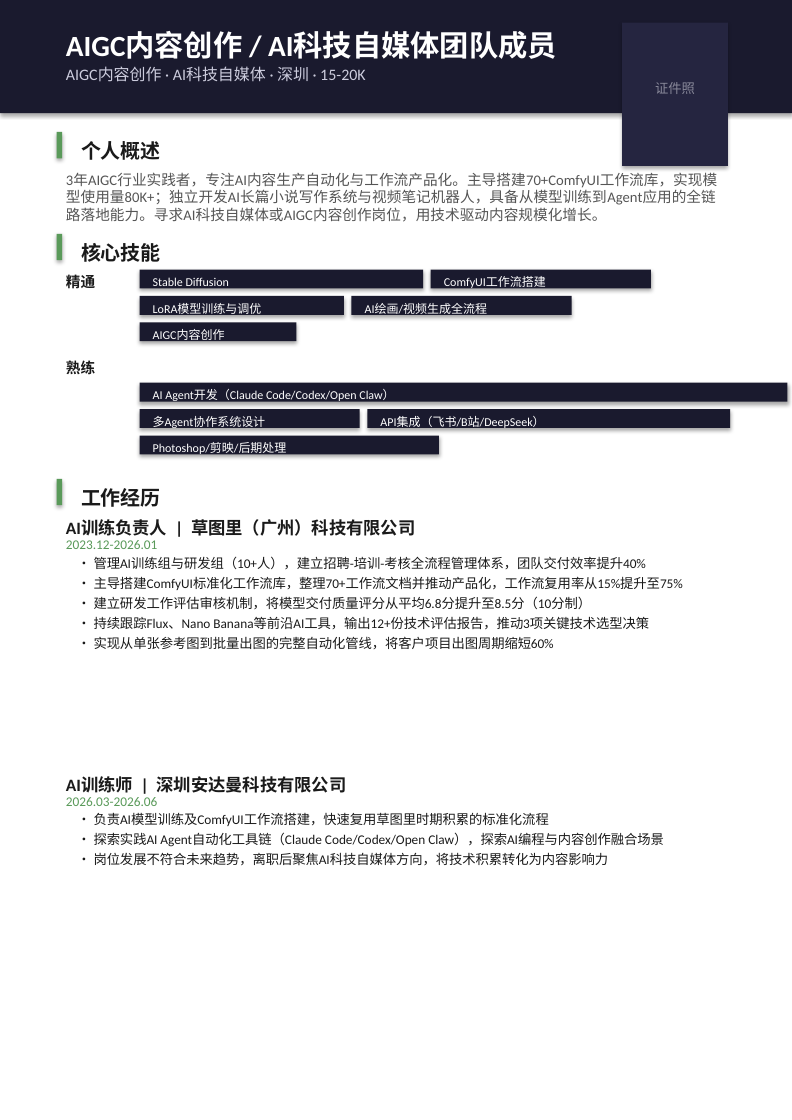
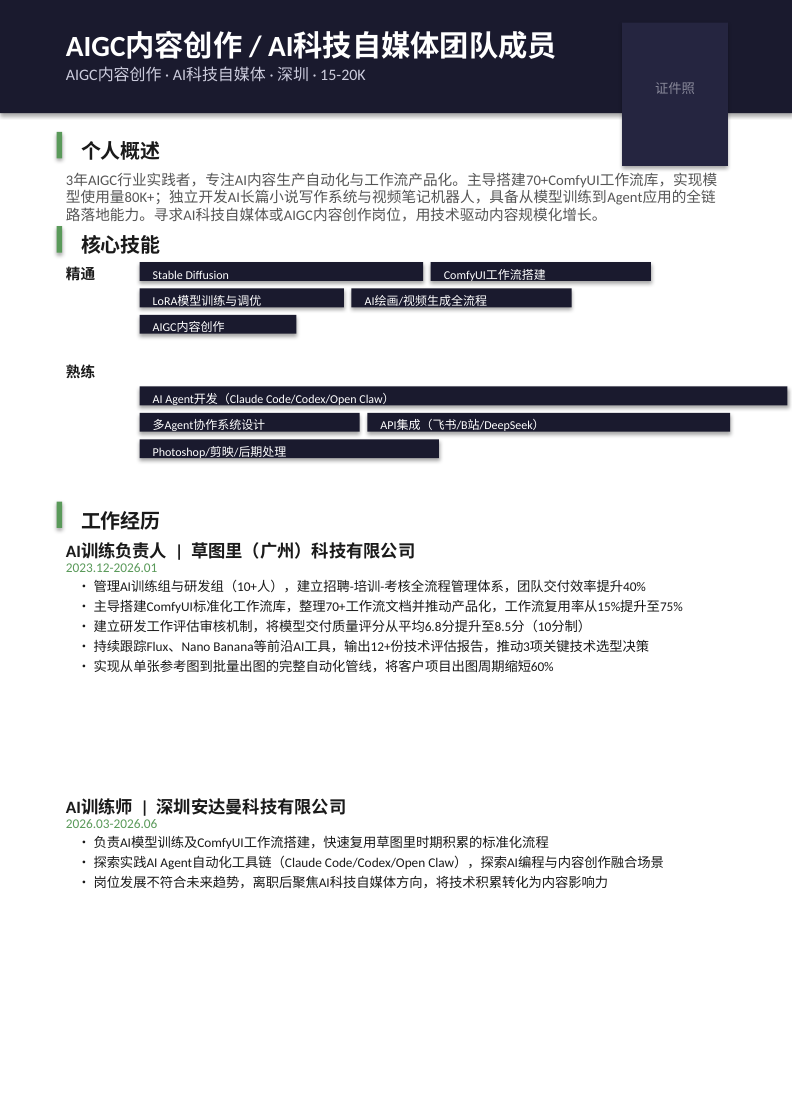
Before and after one commit to sanshisanAIGC/job-hunter, a slide deck: slide 1 of docs/resume.pptx. Drawn at 792x1120 pixels with LibreOffice and Linux fonts; fonts in the diff are those of the drawing. Boxes give left, top, right and bottom in pixels: in the first picture for what was removed or moved away, otherwise in the second. Text is boxed around its words. In the diff, an @@ line names an element or a change of style, - is before the commit and + after.

```diff
--- a/docs/resume.pptx
+++ b/docs/resume.pptx
@@ 2 texts, 2 rectangles: place and size @@
-2 texts, 2 rectangles at box(140, 269, 651, 317)
+2 texts, 2 rectangles at box(140, 262, 651, 309)
@@ 5 texts, 4 rectangles: place and size @@
-5 texts, 4 rectangles at box(57, 234, 572, 343)
+5 texts, 4 rectangles at box(57, 226, 572, 336)
@@ 5 texts, 4 rectangles: place and size @@
-5 texts, 4 rectangles at box(66, 359, 787, 456)
+5 texts, 4 rectangles at box(66, 363, 787, 460)
@@ 3 texts, 1 rectangle: place and size @@
-3 texts, 1 rectangle at box(57, 479, 415, 793)
+3 texts, 1 rectangle at box(57, 502, 415, 815)
@@ 4 texts: place and size @@
-4 texts at box(66, 540, 683, 865)
+4 texts at box(66, 563, 683, 888)
```
Also in this commit, not shown: 1 other slide changed.
